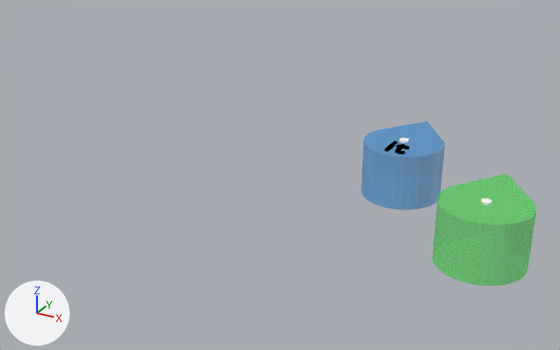
The Blender file Assets/Resources/hande_parts.blend, before and after one commit.
Camera for both pictures: a camera (50 mm lens) standing at (6.0, -17.31, 8.21) and looking at (-3.2, -0.59, -0.15). Arrows for +X, +Y and +Z are at lower left; the lights stay in place.

The first picture shows 'ItHandle', 'MeHandle'.
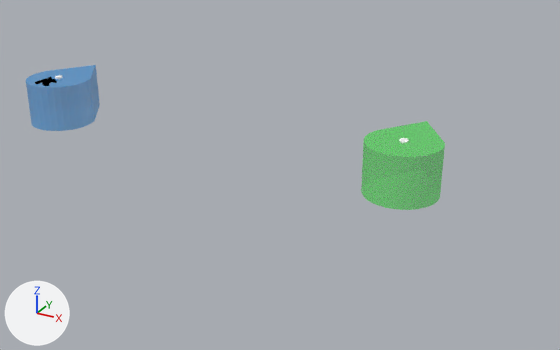
Boxes [x1, y1, x2, y2] around the edits, measured in the pictures (560 x 350 px):
'MeHandle', moved
    before: [432, 174, 537, 286]
    after: [361, 121, 445, 210]
'ItHandle', mesh moved
    before: [361, 121, 445, 210]
    after: [26, 65, 100, 131]

Patch to the scene script:
```diff
--- a/Assets/Resources/hande_parts.blend.py
+++ b/Assets/Resources/hande_parts.blend.py
@@ me_text_001 @@
 me_text_001.from_pydata(...)  # 552 vertices, 400 faces; spans x -1.0..1.0, y -1.0..1.72, z -0.2..1.26
 # used by ob_ithandle; location = (0.0, 0.0, 0.0)
+# me_text_001 part 1: the whole mesh is moved by (-11.44, 0.0, 0.0)
 me_text_001.materials.append(mat_text)
@@ ob_mehandle @@
 ob_mehandle = bpy.data.objects.new('MeHandle', me_cylinder_007)
-ob_mehandle.location = (2.74, -2.49, 0.0)
+ob_mehandle.location = (0.0, 0.0, 0.0)
```
